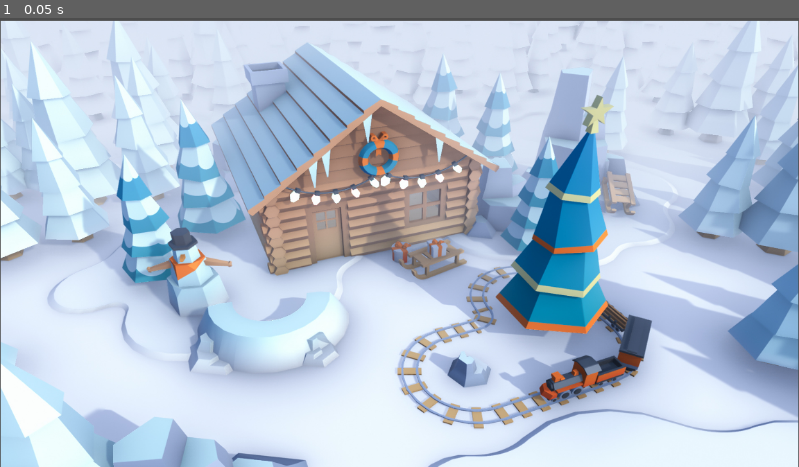
Above: before the commit, frame 1.
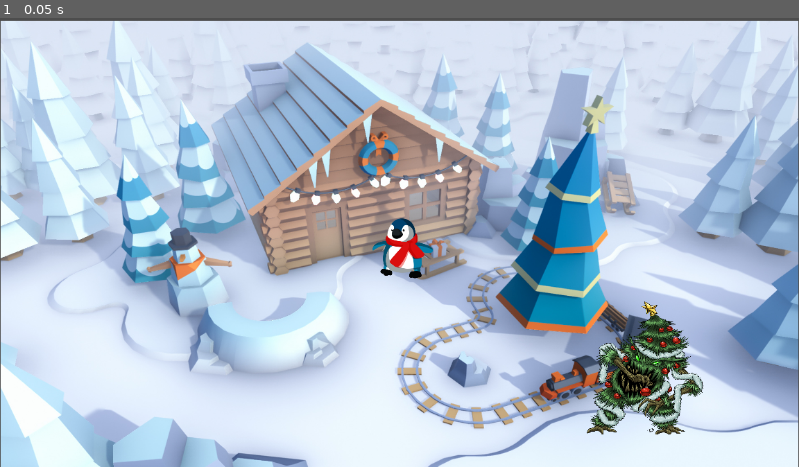
Above: after the commit, the same moment.

Repository: candy67-123/FinalPerformance
Game: Godot game, scene res://world.tscn
The game is run twice, just before and just after one commit, with the same random seed, the same clock (stepped at 60 frames per second) and the same inputs.
Inputs:
- Up to frame 1 (0.05 s): no input

The runs differ from the first frame. In frame 1, 2.8% of the frame differs, in the area x 46-89%, y 44-93%.

Commit message:
enemy scene complete

Diff:
--- /dev/null
+++ b/enemy.tscn
@@ -0,0 +1,17 @@
+[gd_scene load_steps=3 format=3 uid="uid://xmtplcfhc110"]
+
+[ext_resource type="Texture2D" uid="uid://clwpo83yorvtm" path="res://assets/enemy.png" id="1_fb1yw"]
+
+[sub_resource type="RectangleShape2D" id="RectangleShape2D_dwgtr"]
+size = Vector2(290, 362)
+
+[node name="Enemy" type="Node2D"]
+
+[node name="Sprite2D" type="Sprite2D" parent="."]
+position = Vector2(594, 331)
+scale = Vector2(0.380407, 0.35177)
+texture = ExtResource("1_fb1yw")
+
+[node name="CollisionShape2D" type="CollisionShape2D" parent="."]
+position = Vector2(591, 333)
+shape = SubResource("RectangleShape2D_dwgtr")
--- a/world.tscn
+++ b/world.tscn
@@ -1,10 +1,15 @@
-[gd_scene load_steps=2 format=3 uid="uid://duemjd0qhekrw"]
+[gd_scene load_steps=4 format=3 uid="uid://duemjd0qhekrw"]
 
 [ext_resource type="Texture2D" uid="uid://bwmny50vdxvr1" path="res://assets/wallpaperCabin.jpg" id="1_fhpte"]
+[ext_resource type="PackedScene" uid="uid://b6c8d3tnbmgsw" path="res://player.tscn" id="2_b4x25"]
+[ext_resource type="PackedScene" uid="uid://xmtplcfhc110" path="res://enemy.tscn" id="3_opumx"]
 
 [node name="World" type="Sprite2D"]
 position = Vector2(576, 327)
 scale = Vector2(0.598958, 0.538333)
 texture = ExtResource("1_fhpte")
 
-[node name="Player" type="Node2D" parent="."]
+[node name="Player" parent="." instance=ExtResource("2_b4x25")]
+scale = Vector2(1, 1)
+
+[node name="Enemy" parent="." instance=ExtResource("3_opumx")]
